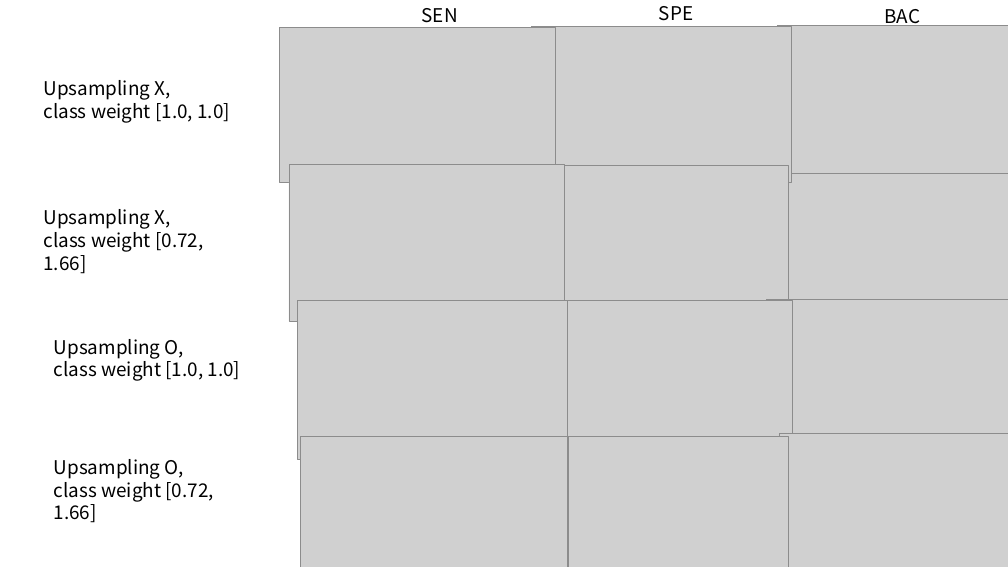
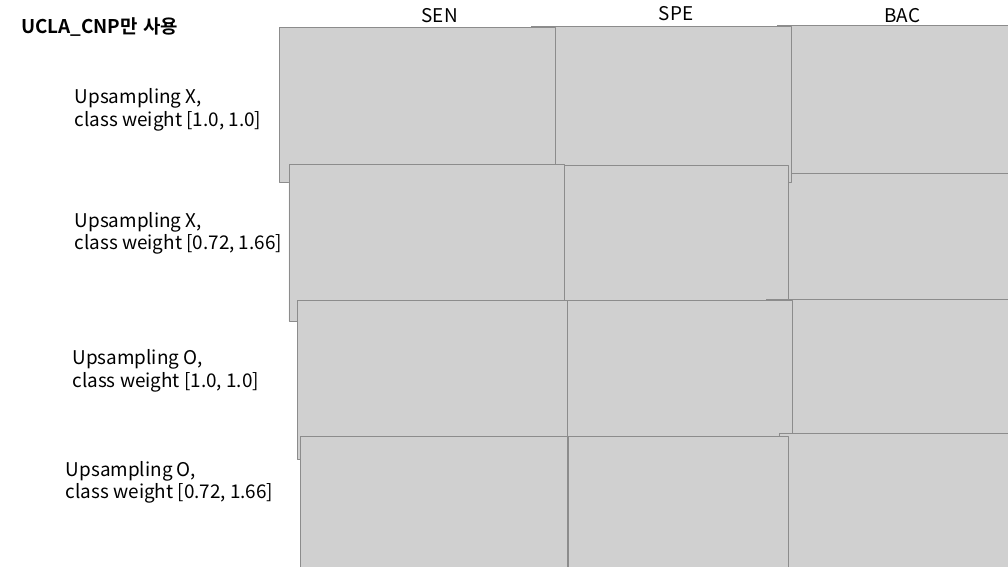
Before and after one commit to janett105/GNN_SCHZ, a slide deck: slide 18 of Presentation/초기 발표 (1).pptx (slide 14 before the commit). Drawn at 1008x567 pixels with LibreOffice and Linux fonts; fonts in the diff are those of the drawing; grey boxes stand for pictures. Boxes give left, top, right and bottom in pixels: in the first picture for what was removed or moved away, otherwise in the second. Text is boxed around its words. In the diff, an @@ line names an element or a change of style, - is before the commit and + after.

```diff
--- a/Presentation/초기 발표 (1).pptx
+++ b/Presentation/초기 발표 (1).pptx
@@ text added at [21, 17, 178, 36], 18 pt, text #000000, bold @@
+UCLA_CNP만 사용
@@ text "Upsampling X,": place and size @@
-text "Upsampling X," at [43, 80, 230, 123]
+text "Upsampling X," at [75, 88, 262, 131]
@@ text "Upsampling X," rewrapped from [43, 209, 203, 274] to [75, 212, 282, 254] @@
@@ text "Upsampling O,": place and size @@
-text "Upsampling O," at [54, 339, 241, 381]
+text "Upsampling O," at [73, 349, 259, 392]
@@ text "Upsampling O," rewrapped from [54, 459, 214, 523] to [66, 461, 273, 503] @@
```
Also in this commit, not shown: 7 other slides changed, 5 slides added, 1 slide removed, 30 other files.
